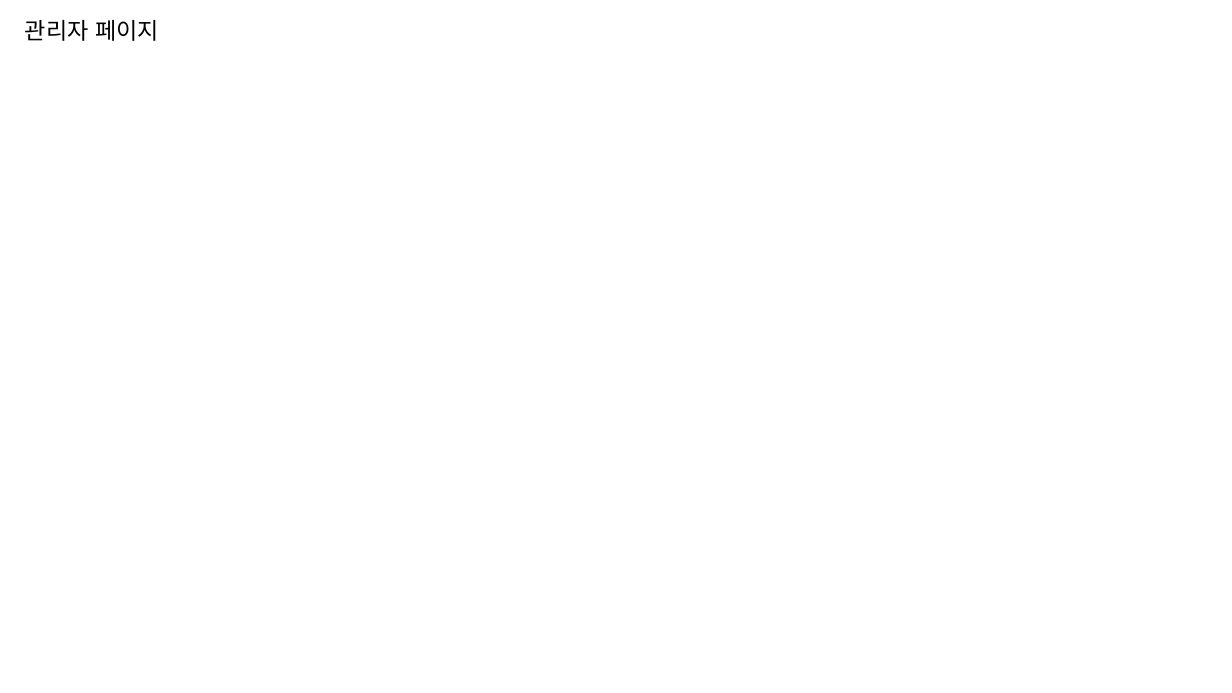
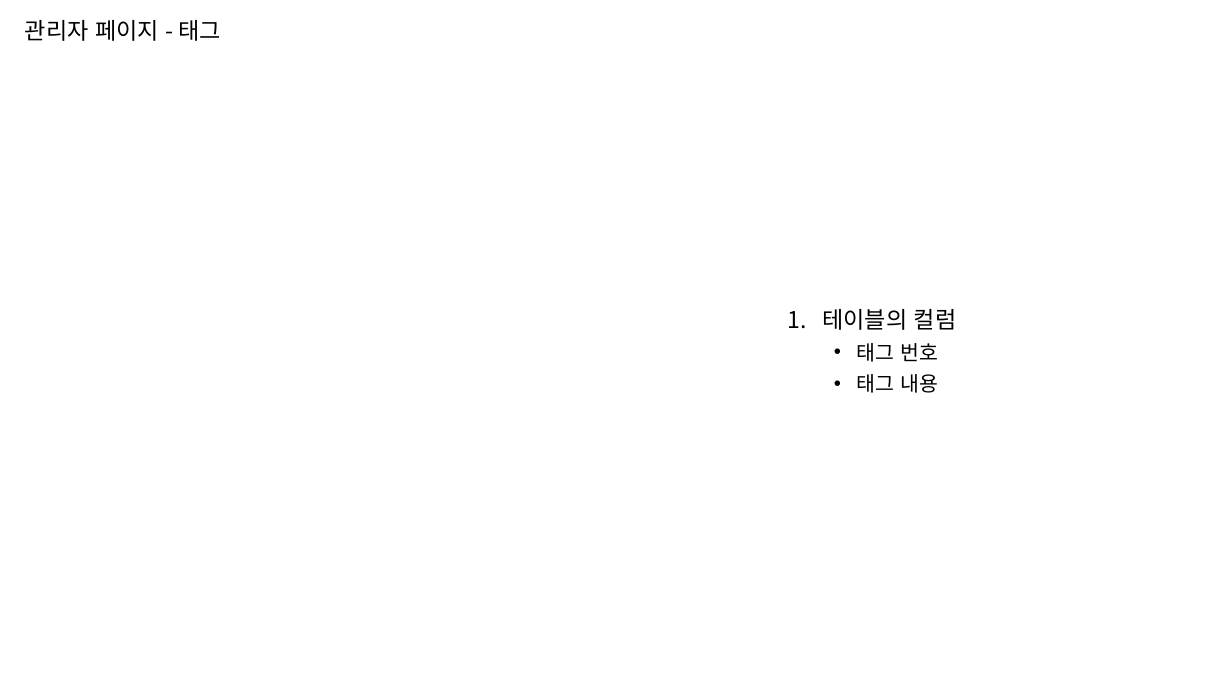
Before and after one commit to jihunz/HiSnack, a slide deck: slide 11 of document/ppt/Hi Snack! 페이지 별 구성 요소.pptx (slide 7 before the commit). Drawn at 1232x693 pixels with LibreOffice and Linux fonts; fonts in the diff are those of the drawing. Boxes give left, top, right and bottom in pixels: in the first picture for what was removed or moved away, otherwise in the second. Text is boxed around its words. In the diff, an @@ line names an element or a change of style, - is before the commit and + after.

Commit message:
docs: 페이지별 구성 요소.ppt 수정

```diff
--- a/document/ppt/Hi Snack! 페이지 별 구성 요소.pptx
+++ b/document/ppt/Hi Snack! 페이지 별 구성 요소.pptx
@@ title at (x1=25, y1=20, x2=222, y2=41): text changed @@
-관리자 페이지
+관리자 페이지 - 태그
@@ text added at (x1=822, y1=309, x2=957, y2=393), 16 pt, text #000000 @@
+1. 테이블의 컬럼
+  • 태그 번호
+  • 태그 내용
```
Also in this commit, not shown: 11 slides added, 2 other files.
